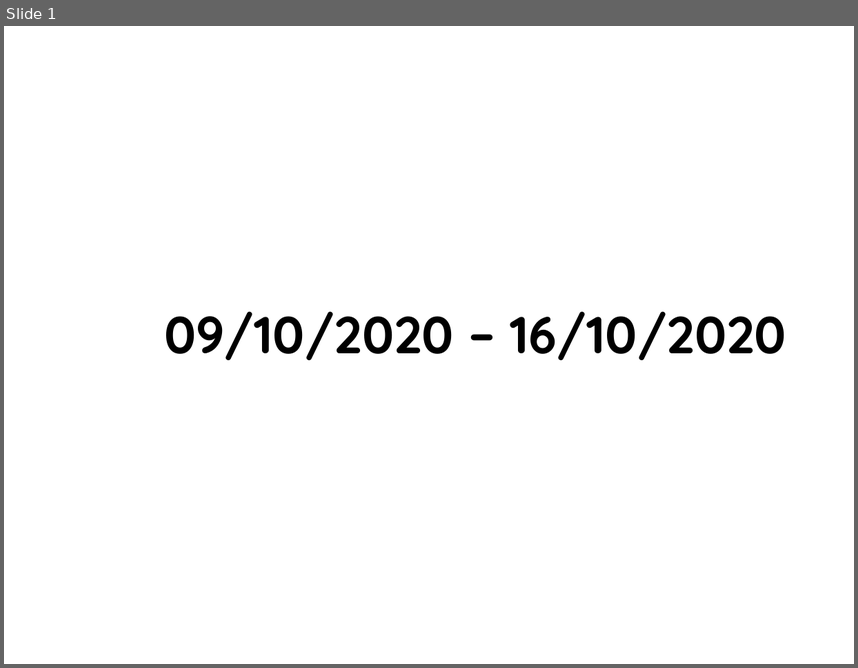
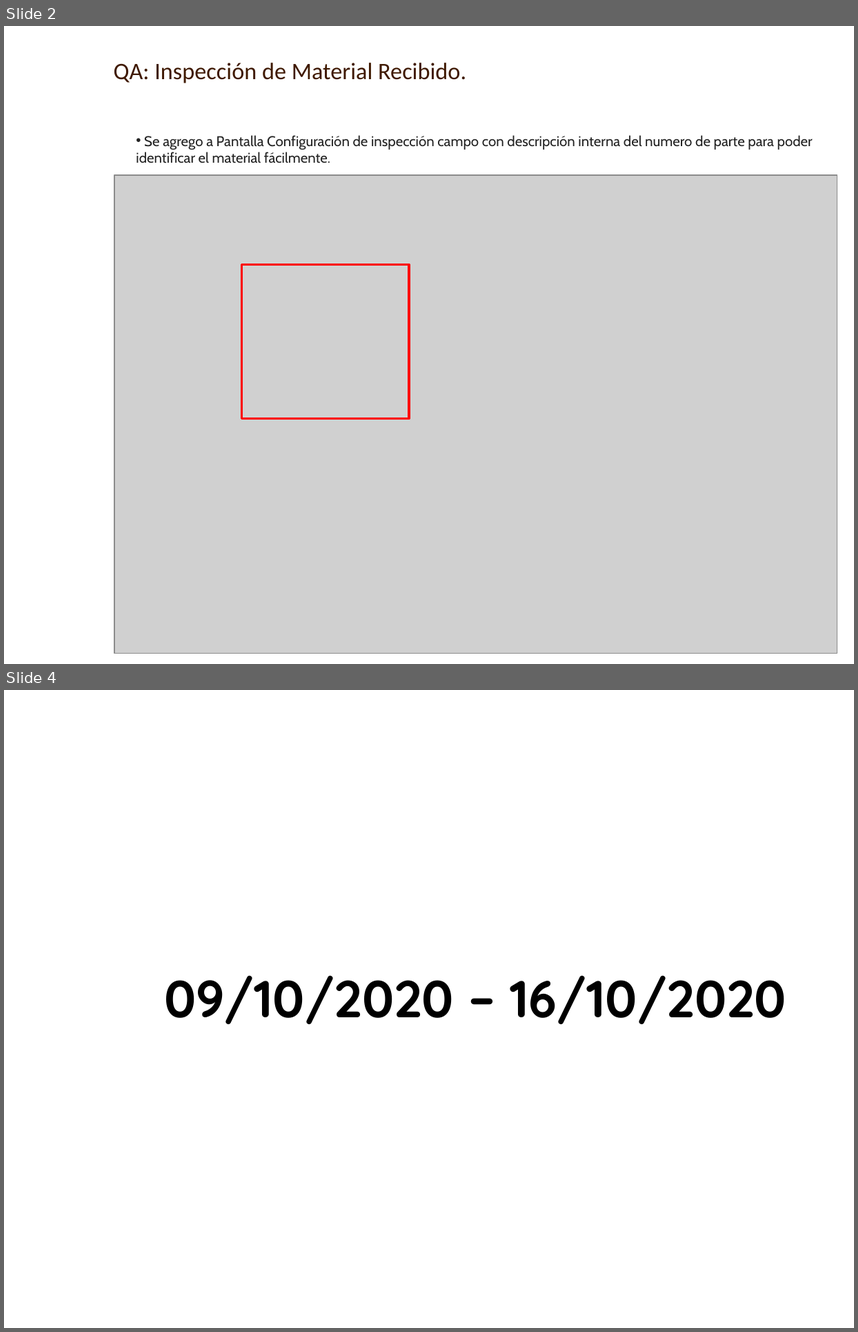
Before and after one commit to AXDELAROSA/CONTROL_QUALITY, a slide deck: Docs/IT_DEV_PEARL_LEATHER_QA_INSPECCION_16102020.pptx. Shown one above the other, each under a label of ours: slide 1 before the commit, slides 2 and 4 after it; the slides between them are not shown. The pictures are 858x668 and 858x1332 pixels, drawn with LibreOffice and Linux fonts; fonts in the diff are those of the drawing; grey boxes stand for pictures; background and template pictures are left out. Boxes give left, top, right and bottom in pixels: in the first picture for what was removed or moved away, otherwise in the second. Text is boxed around its words. In the diff, an @@ line names an element or a change of style, - is before the commit and + after.

```diff
--- a/Docs/IT_DEV_PEARL_LEATHER_QA_INSPECCION_16102020.pptx
+++ b/Docs/IT_DEV_PEARL_LEATHER_QA_INSPECCION_16102020.pptx
@@ slide 2 added at (x1=4, y1=26, x2=854, y2=664), background picture (left out) @@
@@ text added at (x1=114, y1=63, x2=466, y2=83), 20 pt, text #3F1900 @@
+QA: Inspección de Material Recibido.
@@ text added at (x1=136, y1=135, x2=813, y2=163), 12 pt, text #222222 @@
+• Se agrego a Pantalla Configuración de inspección campo con descripción interna del numero de parte para poder identificar el material fácilmente.
@@ picture added at (x1=114, y1=175, x2=837, y2=653) @@
@@ rectangle added at (x1=242, y1=265, x2=410, y2=419), outline #FF0000 2 pt @@
@@ what was slide 1 is now slide 4 @@
```
Also in this commit, not shown: 2 other slides added, 2 other files.
